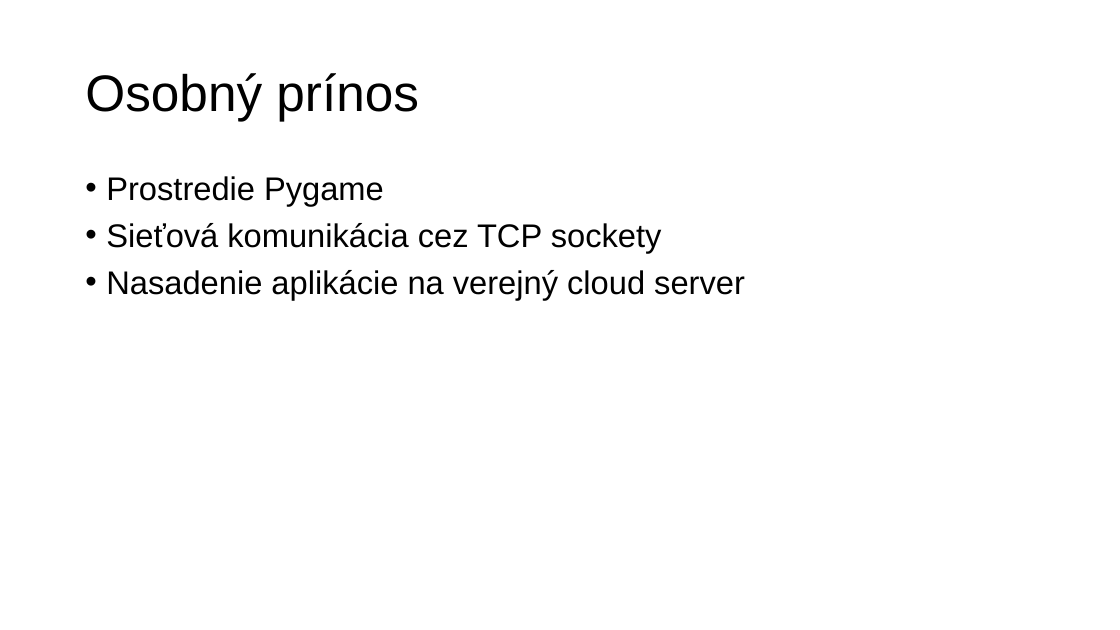
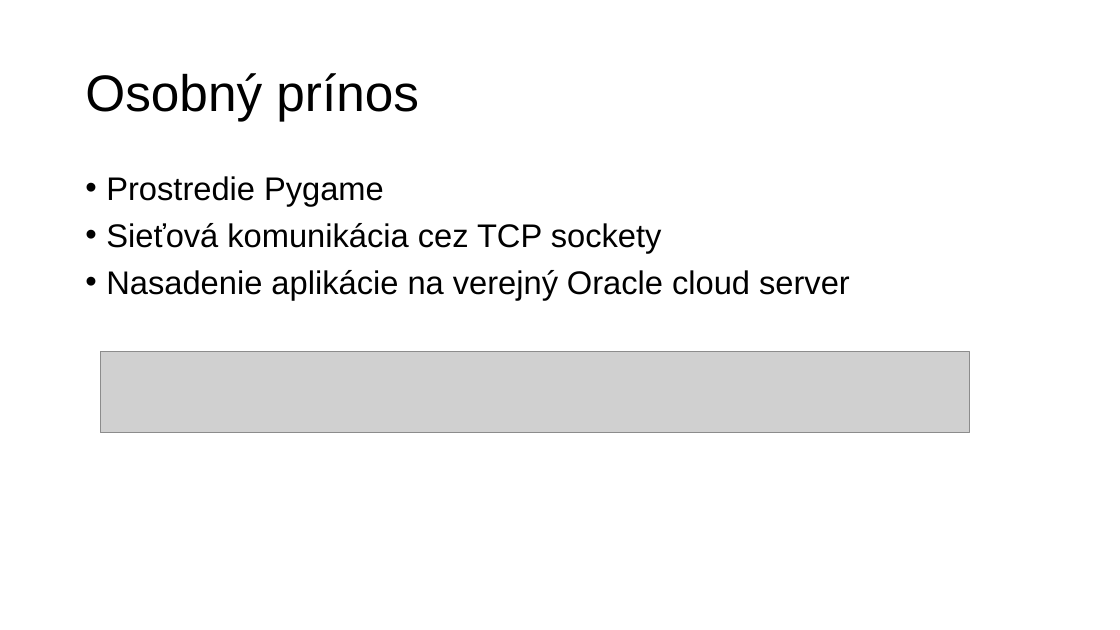
Before and after one commit to Sminoo/Sedma_berie_tri, a slide deck: slide 8 of RPJ/Grafická_aplikácia_sieťovej_hry-Šrobár_Šimon-4SC.pptx. Drawn at 1120x630 pixels with LibreOffice and Linux fonts; fonts in the diff are those of the drawing; grey boxes stand for pictures. Boxes give left, top, right and bottom in pixels: in the first picture for what was removed or moved away, otherwise in the second. Text is boxed around its words. In the diff, an @@ line names an element or a change of style, - is before the commit and + after.

```diff
--- a/RPJ/Grafická_aplikácia_sieťovej_hry-Šrobár_Šimon-4SC.pptx
+++ b/RPJ/Grafická_aplikácia_sieťovej_hry-Šrobár_Šimon-4SC.pptx
@@ text at box(106, 270, 850, 299): text changed @@
-• Nasadenie aplikácie na verejný cloud server
+• Nasadenie aplikácie na verejný Oracle cloud server
@@ picture added at box(101, 352, 970, 434) @@
```
Also in this commit, not shown: 5 other slides changed, 10 other files.
